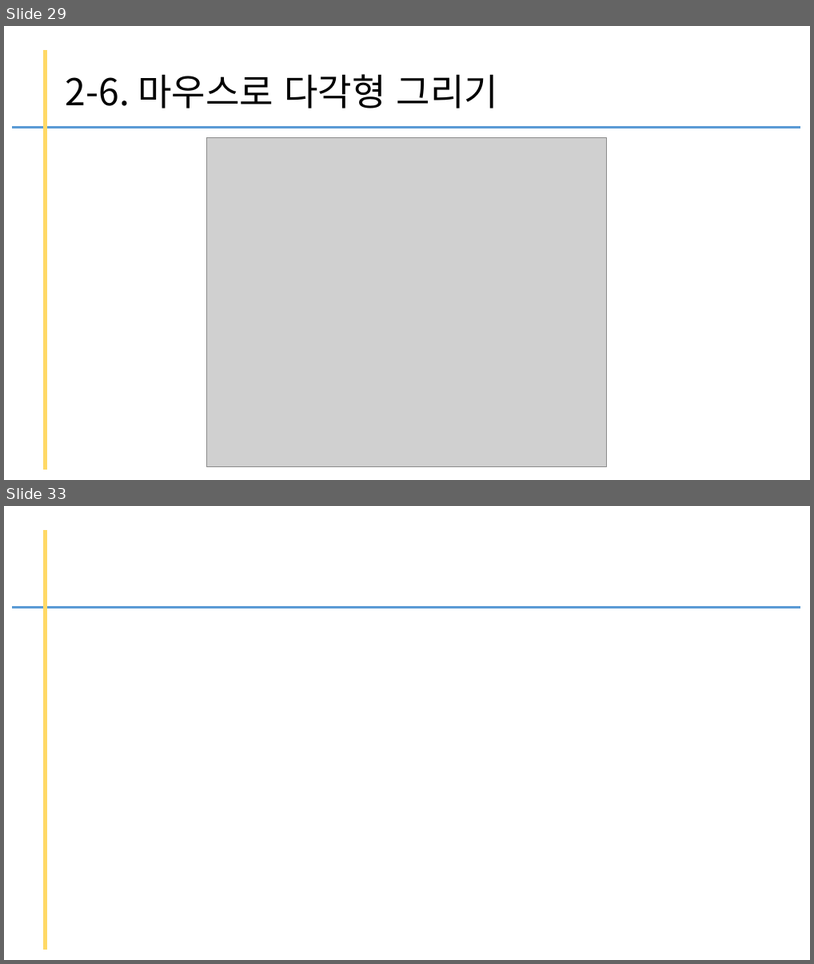
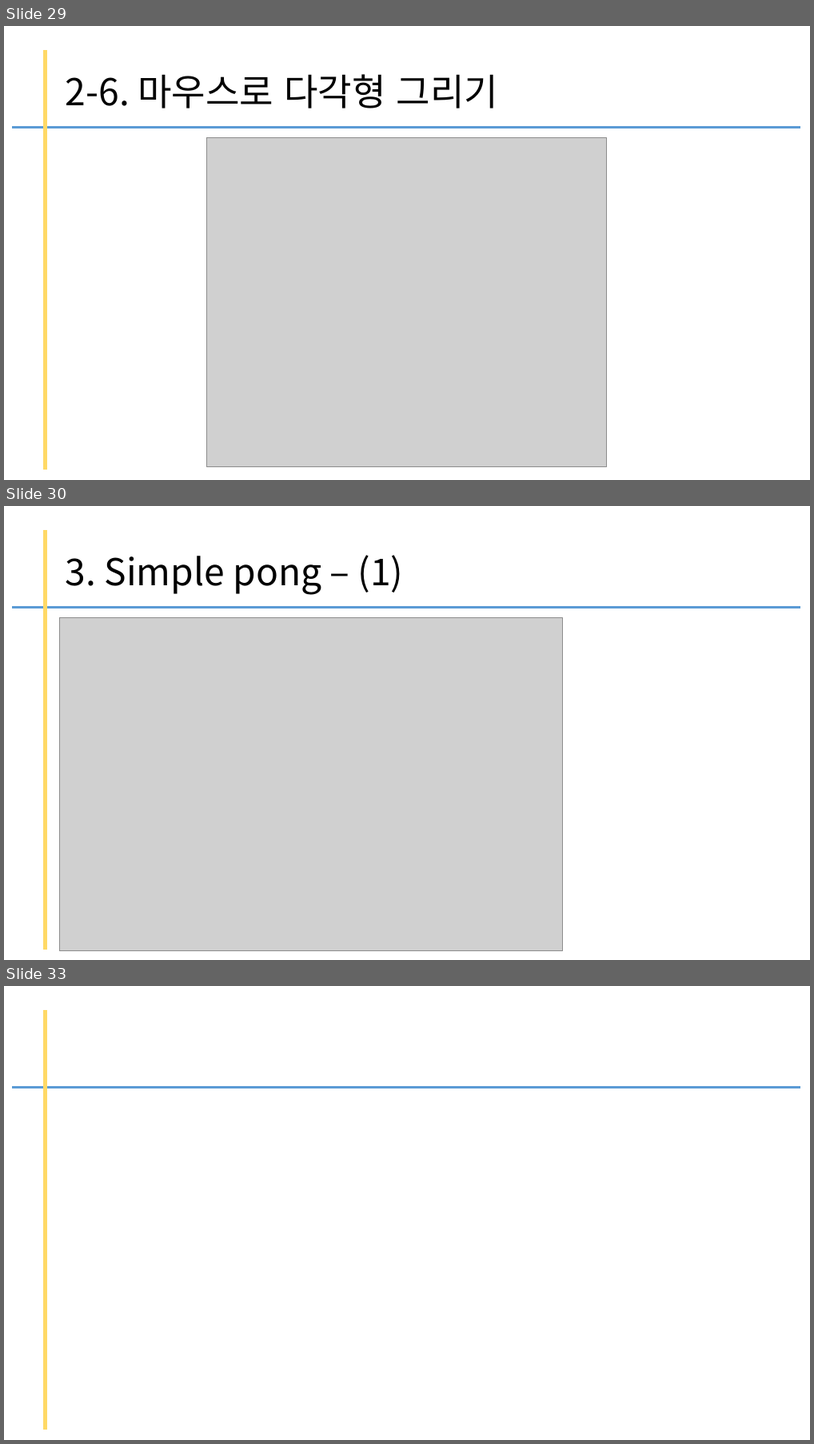
Before and after one commit to kig2929kig/ui, a slide deck: pygame.pptx. Shown one above the other, each under a label of ours: slides 29 and 33 before the commit, slides 29, 30 and 33 after it; the slides between them are not shown. The pictures are 814x964 and 814x1444 pixels, drawn with LibreOffice and Linux fonts; fonts in the diff are those of the drawing; grey boxes stand for pictures. Boxes give left, top, right and bottom in pixels: in the first picture for what was removed or moved away, otherwise in the second. Text is boxed around its words. In the diff, an @@ line names an element or a change of style, - is before the commit and + after.

```diff
--- a/pygame.pptx
+++ b/pygame.pptx
@@ slide 30 added at (4, 506, 810, 960), background #FFFFFF @@
@@ line added from (45, 530) to (45, 949), #FFD966 4.5 pt @@
@@ title added at (66, 555, 404, 595), 44 pt, text #000000 @@
+3. Simple pong – (1)
@@ line added from (13, 607) to (802, 607), #5B9BD5 3 pt @@
@@ picture added at (60, 618, 563, 951) @@
```
Also in this commit, not shown: 2 other slides added, 3 slides removed.
